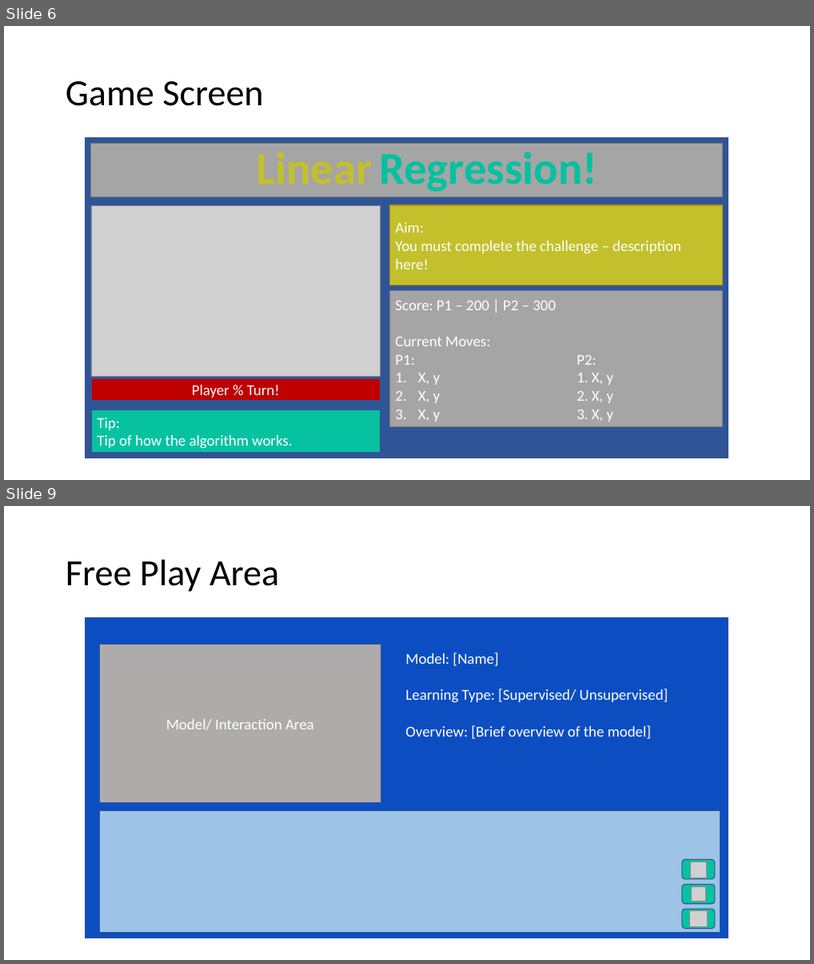
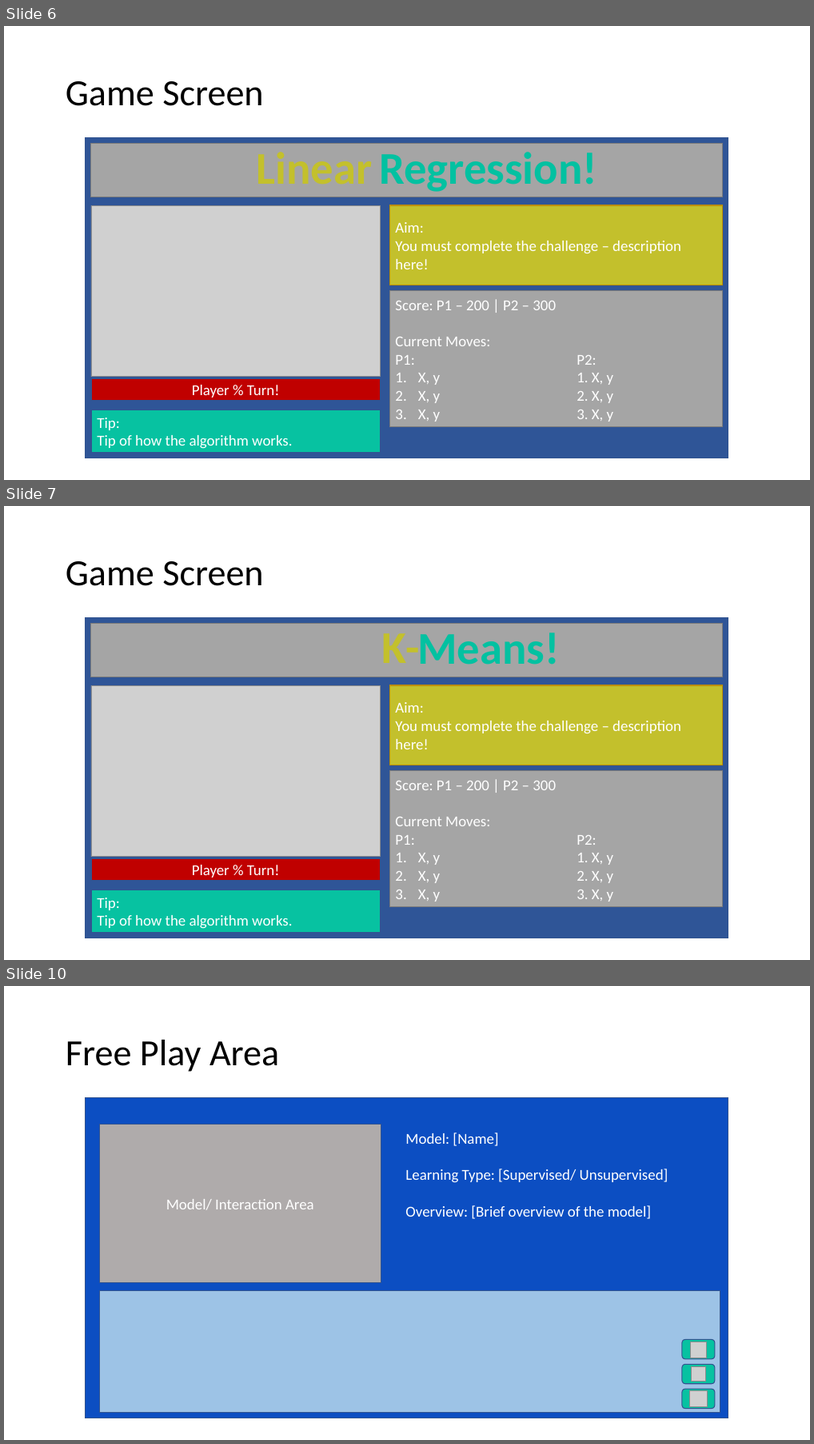
Before and after one commit to codingWithAndy/Thesis_Project, a slide deck: Additional Content/App Storyboard.pptx. Shown one above the other, each under a label of ours: slides 6 and 9 before the commit, slides 6, 7 and 10 after it; the slides between them are not shown. The pictures are 814x964 and 814x1444 pixels, drawn with LibreOffice and Linux fonts; fonts in the diff are those of the drawing; grey boxes stand for pictures. Boxes give left, top, right and bottom in pixels: in the first picture for what was removed or moved away, otherwise in the second. Text is boxed around its words. In the diff, an @@ line names an element or a change of style, - is before the commit and + after.

Commit message:
K-Means learning zone development.

```diff
--- a/Additional Content/App Storyboard.pptx
+++ b/Additional Content/App Storyboard.pptx
@@ slide 7 added at (4,506,810,960), background #FFFFFF @@
@@ title added at (66,561,263,586), 44 pt, text #000000 @@
+Game Screen
@@ rectangle added at (86,618,730,938), fill #2F5597, outline #325491 1 pt @@
@@ rectangle added at (91,624,722,676), fill #A5A5A5, outline #7A7A7A 1 pt @@
@@ text added at (382,632,560,664), 54 pt, text #C3C02C, bold @@
+K-
@@ text added at (382,632,560,664), 54 pt, text #03C1A1, bold @@
+Means!
@@ picture added at (91,685,380,856) @@
@@ rectangle added at (390,685,723,765), fill #C3C02C, outline #BD8E00 1 pt, 18 pt, text #FFFFFF @@
+Aim:
+You must complete the challenge – description here!
@@ rectangle added at (390,771,723,907), fill #A5A5A5, outline #7A7A7A 1 pt, 18 pt, text #FFFFFF @@
+Score: P1 – 200 | P2 – 300
+Current Moves:
+P1: P2:
+1. X, y 1. X, y
+2. X, y 2. X, y
+3. X, y 3. X, y
@@ rectangle added at (91,859,380,880), fill #C00000, outline #325491 1 pt, 18 pt, text #FFFFFF @@
+Player % Turn!
@@ rectangle added at (91,889,380,932), fill #07C2A1, outline #325491 1 pt, 18 pt, text #FFFFFF @@
+Tip:
+Tip of how the algorithm works.
@@ what was slide 9 is now slide 10 @@
```
Also in this commit, not shown: 4 slides changed, 13 other files.
